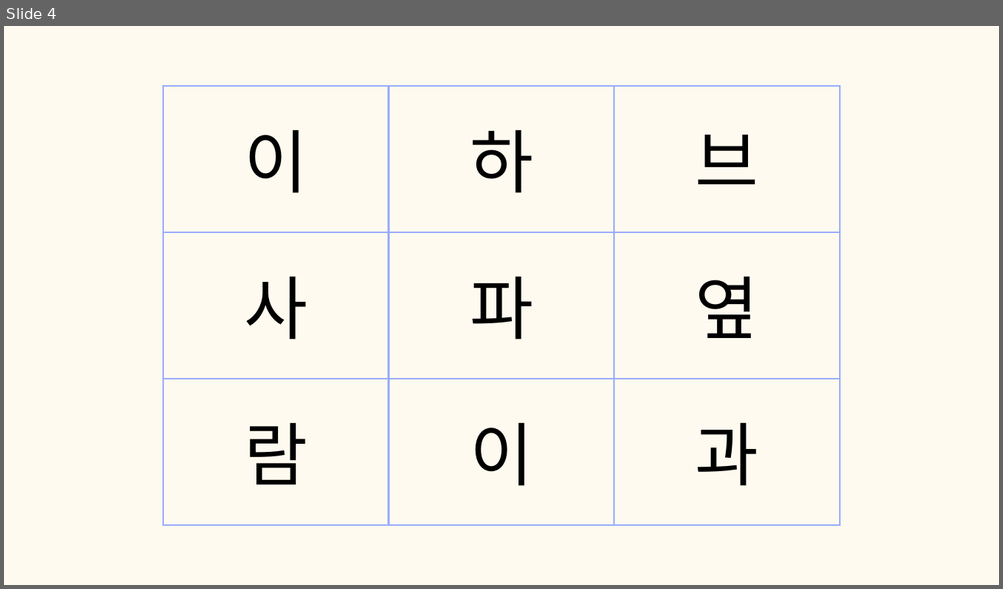
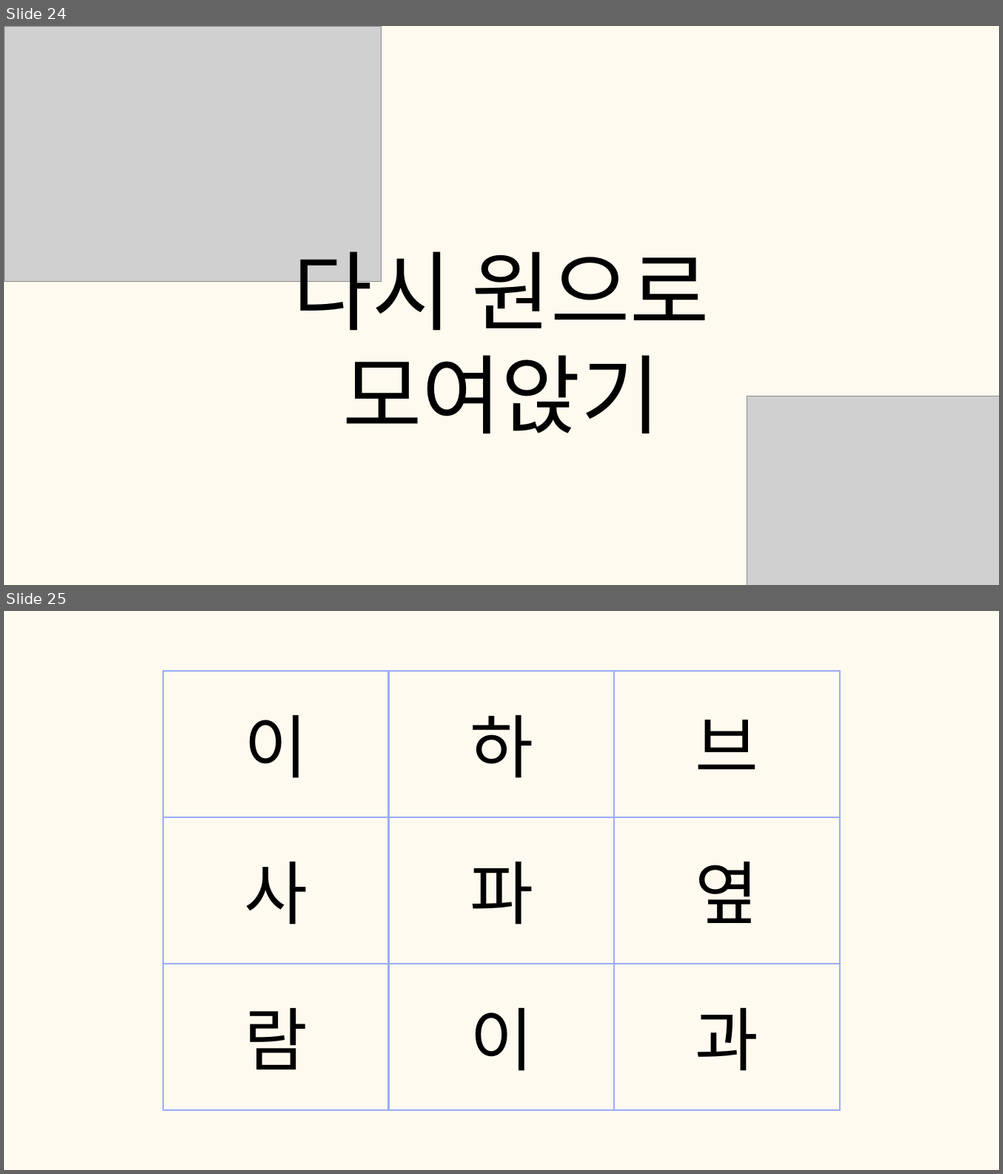
Before and after one commit to tkdgns25300/sunday_play, a slide deck: public/downloads/games/action-command/rules.pptx. Shown one above the other, each under a label of ours: slide 4 before the commit, slides 24 and 25 after it. The pictures are 1003x589 and 1003x1174 pixels, drawn with LibreOffice and Linux fonts; fonts in the diff are those of the drawing; grey boxes stand for pictures. Boxes give left, top, right and bottom in pixels: in the first picture for what was removed or moved away, otherwise in the second. Text is boxed around its words. In the diff, an @@ line names an element or a change of style, - is before the commit and + after.

```diff
--- a/public/downloads/games/action-command/rules.pptx
+++ b/public/downloads/games/action-command/rules.pptx
@@ slide 24 added at box(4, 26, 999, 585), background #FFFAEF @@
@@ picture added at box(4, 26, 381, 281) @@
@@ text added at box(293, 236, 709, 434), 125 pt, text #000000 @@
+다시 원으로 모여앉기
@@ picture added at box(746, 397, 999, 585) @@
@@ what was slide 4 is now slide 25 @@
```
Also in this commit, not shown: 1 slide changed, 20 other slides added, 2 other files.
